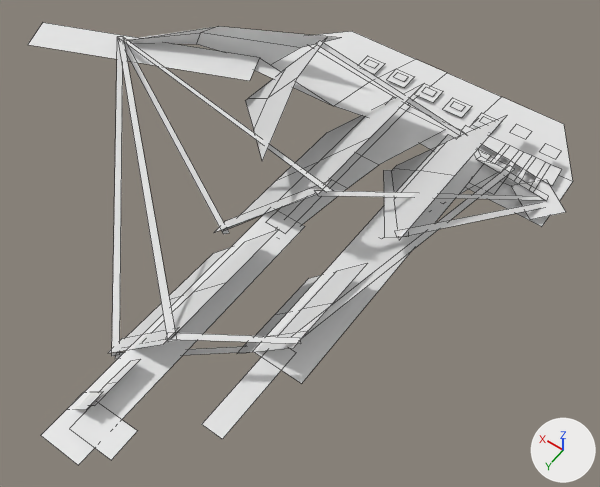
One commit to the FBX model unity-bloodiro/Assets/bloodiro/Models/Vehicles/NonSuch/Nonsuch.fbx: the scene before it, then after it.
Before and after are seen from a 50 mm camera at (-1.57, 3.55, 3.37) aimed at (0.03, 1.3, -0.16). Arrows for +X, +Y and +Z are at lower right; the lights stay in place. Mesh edges are drawn as thin lines. Vertices at the same position are counted once.

Before the edit, the objects in view are built like this:
```python
me_plane_099 = bpy.data.meshes.new('Plane.099')
me_plane_099.from_pydata(...)  # 274 vertices, 104 faces; spans x -1.03..2.38, y -0.36..2.76, z -0.4..0.48
me_plane_099.materials.append(mat_nonsuch_001)  # white #e7e7e7
ob_boat = bpy.data.objects.new('Boat', me_plane_099)
ob_boat.location = (-0.032, 0.161, 0.0)
```
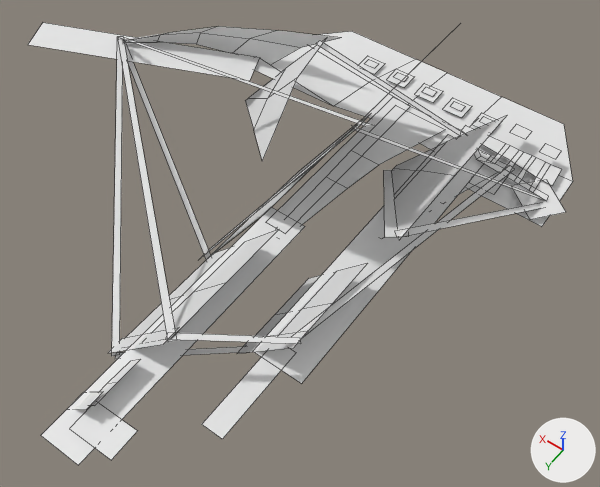
The edits, one by one:
me_plane_099 is used by ob_boat; location (-0.032, 0.161, 0.0).
me_plane_099 had 274 vertices, 104 faces and spanned x -1.03..2.38, y -0.36..2.76, z -0.4..0.48.
me_plane_099 now has 280 vertices, 108 faces and spans x -1.03..2.38, y -0.36..2.76, z -0.8..0.96.
Part 1, on me_plane_099:
5 vertices in x -0.15..-0.06, y 1.11..1.22, z 0.4..0.43 move by (-0.18, 0.0, 0.53).
3 vertices in x 0.55..0.57, y 0.7..1.19, z -0.4..-0.36 move by (0.17, 0.0, -0.4).
3 vertices in x 0.58..0.63, y 1.11..1.21, z -0.39 move by (0.16, 0.0, -0.4).
3 vertices in x -0.13..-0.05, y 0.69..1.2, z 0.35..0.44 move by (-0.18, 0.0, 0.52).
3 vertices move from x -0.07..0.54, y 0.17..0.18, z -0.37..0.34 to x -0.25..0.71, y 0.25, z -0.77..0.86.
Part 2, on me_plane_099:
4 faces are deleted.
6 vertices are added at (0.89, 0.2, 0.28), (1.22, 0.25, -0.01), (1.12, 0.19, 0.12), (1.53, 0.47, 0.15), (1.66, 0.46, 0.02), (1.62, 0.46, 0.08).
8 new faces join them.

Changed parts and their boxes [x1, y1, x2, y2] in the pictures (600 x 487 px; the box of a moved part takes in the faces that stretch with it):
part 1 of me_plane_099, moved or reshaped: before [118, 37, 544, 234]; after [119, 29, 544, 260]
part 2 of me_plane_099, built on: before [127, 26, 339, 63]; after [125, 26, 339, 63]
